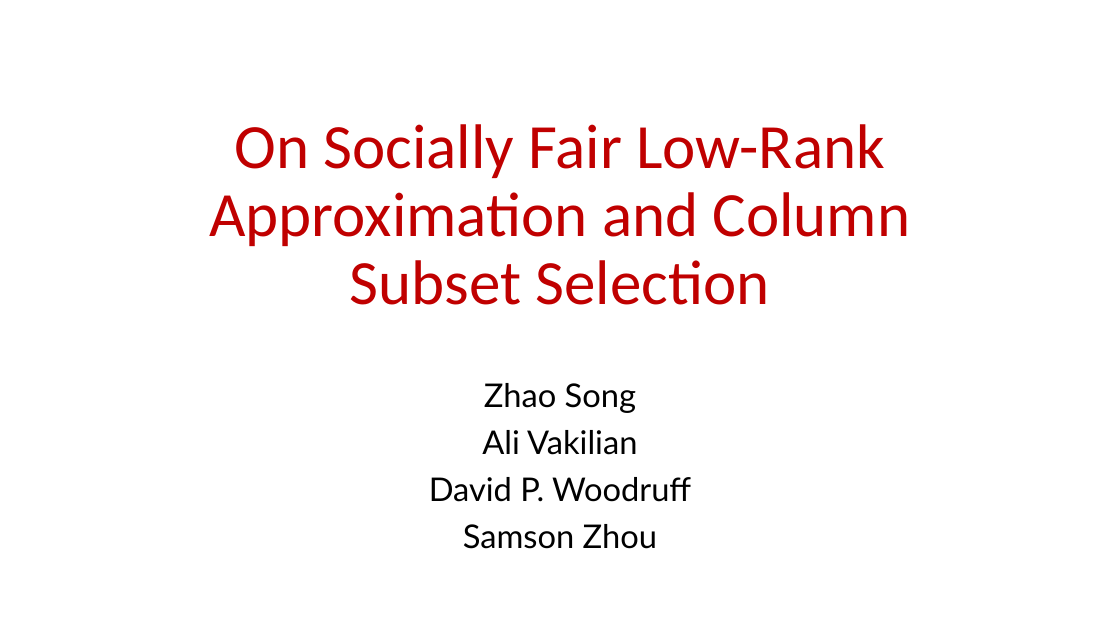
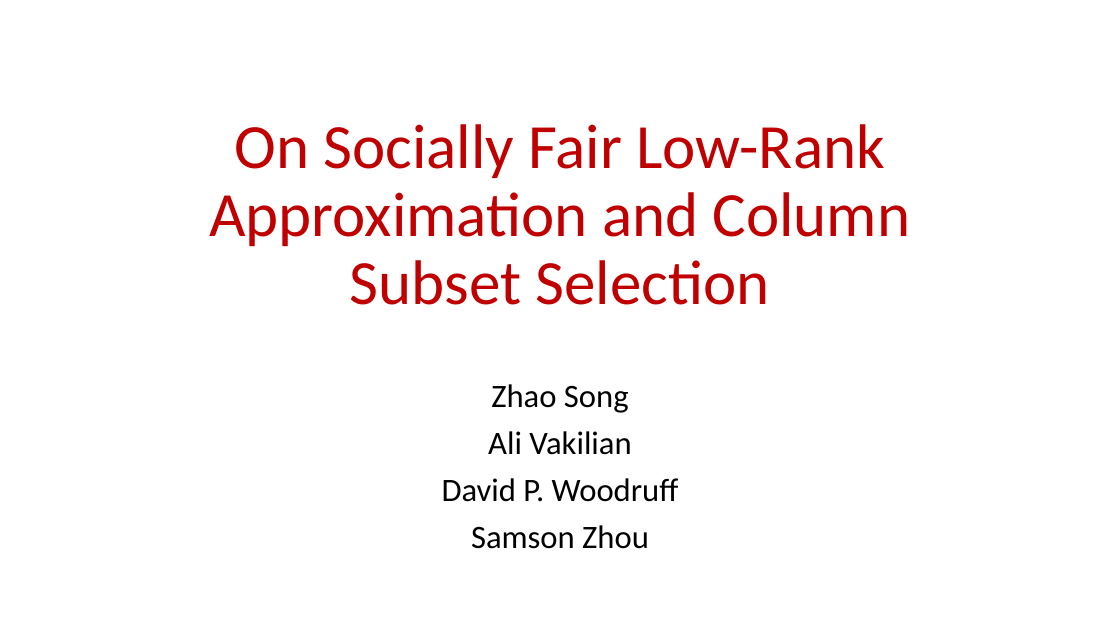
Before and after one commit to samsonzhou/samsonzhou.github.io, a slide deck: slide 1 of other-talks/On Socially Fair Low-Rank Approximation and Column Subset.pptx. Drawn at 1120x630 pixels with LibreOffice and Linux fonts; fonts in the diff are those of the drawing. Boxes give left, top, right and bottom in pixels: in the first picture for what was removed or moved away, otherwise in the second. Text is boxed around its words. In the diff, an @@ line names an element or a change of style, - is before the commit and + after.

```diff
--- a/other-talks/On Socially Fair Low-Rank Approximation and Column Subset.pptx
+++ b/other-talks/On Socially Fair Low-Rank Approximation and Column Subset.pptx
@@ subtitle "Zhao Song" at (442, 384, 679, 549): font Lato to Calibri @@
```
Also in this commit, not shown: 8 slides added, 1 slide removed.
